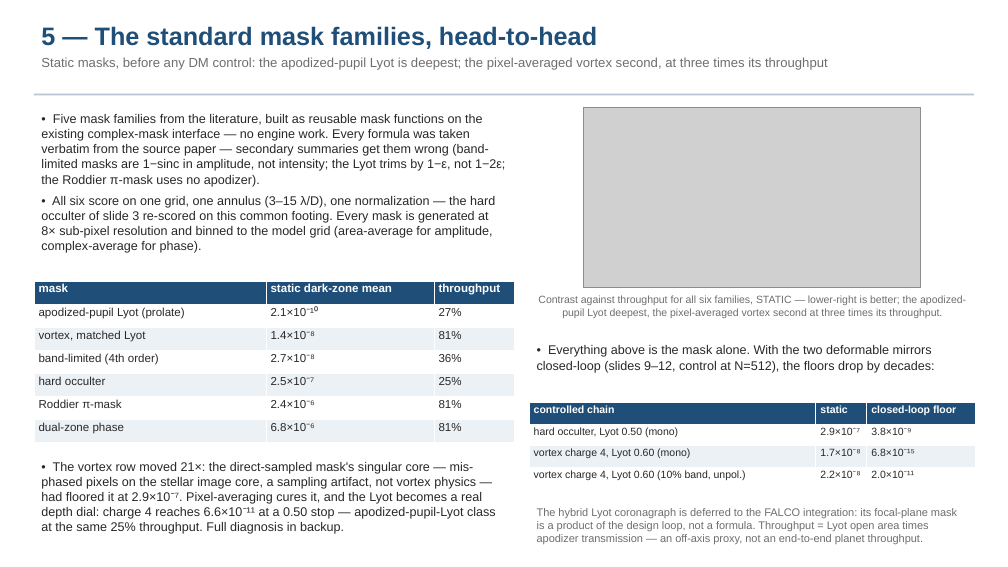
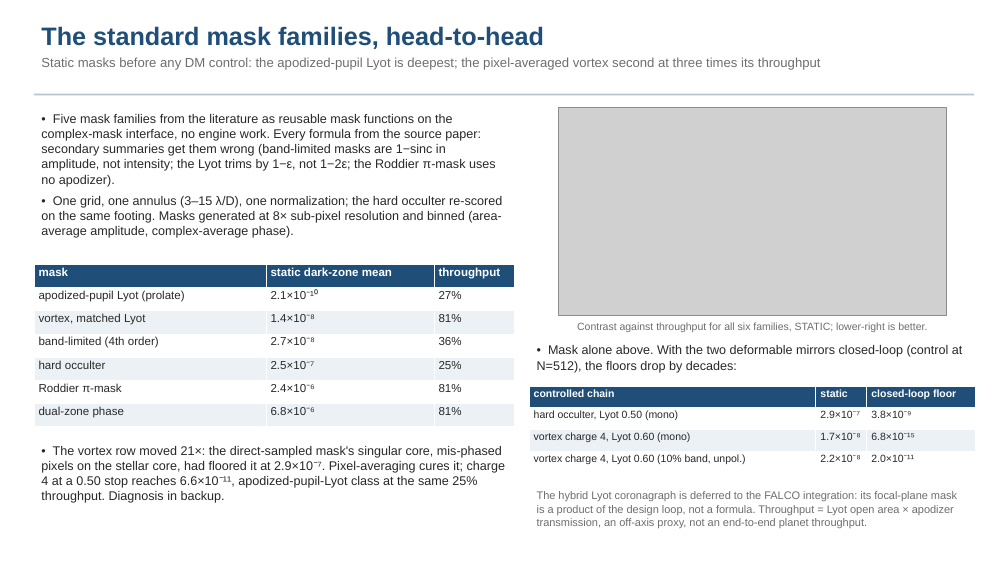
Before and after one commit to nasa-jpl/MACOS_resources, a slide deck: slide 6 of mmacos/templates/30_instruments/bench_ctb/deck_ctb.pptx. Drawn at 1008x567 pixels with LibreOffice and Linux fonts; fonts in the diff are those of the drawing; grey boxes stand for pictures. Boxes give left, top, right and bottom in pixels: in the first picture for what was removed or moved away, otherwise in the second. Text is boxed around its words. In the diff, an @@ line names an element or a change of style, - is before the commit and + after.

```diff
--- a/mmacos/templates/30_instruments/bench_ctb/deck_ctb.pptx
+++ b/mmacos/templates/30_instruments/bench_ctb/deck_ctb.pptx
@@ text at [41,26,821,70]: text changed @@
-5 — The standard mask families, head-to-head
-Static masks, before any DM control: the apodized-pupil Lyot is deepest; the pixel-averaged vortex second, at three times its throughput
+The standard mask families, head-to-head
+Static masks before any DM control: the apodized-pupil Lyot is deepest; the pixel-averaged vortex second at three times its throughput
@@ text at [41,114,502,238]: text changed @@
-• Five mask families from the literature, built as reusable mask functions on the existing complex-mask interface — no engine work. Every formula was taken verbatim from the source paper — secondary summaries get them wrong (band-limited masks are 1−sinc in amplitude, not intensity; the Lyot trims by 1−ε, not 1−2ε; the Roddier π-mask uses no apodizer).
-• All six score on one grid, one annulus (3–15 λ/D), one normalization — the hard occulter of slide 3 re-scored on this common footing. Every mask is generated at 8× sub-pixel resolution and binned to the model grid (area-average for amplitude, complex-average for phase).
+• Five mask families from the literature as reusable mask functions on the complex-mask interface, no engine work. Every formula from the source paper: secondary summaries get them wrong (band-limited masks are 1−sinc in amplitude, not intensity; the Lyot trims by 1−ε, not 1−2ε; the Roddier π-mask uses no apodizer).
+• One grid, one annulus (3–15 λ/D), one normalization; the hard occulter re-scored on the same footing. Masks generated at 8× sub-pixel resolution and binned (area-average amplitude, complex-average phase).
@@ picture: place and size @@
-picture at [584,107,921,288]
+picture at [559,107,947,315]
@@ table: place and size @@
-table at [34,281,514,505]
+table at [34,265,514,489]
@@ text at [577,322,927,332]: text changed @@
-Contrast against throughput for all six families, STATIC — lower-right is better; the apodized-pupil Lyot deepest, the pixel-averaged vortex second at three times its throughput.
+Contrast against throughput for all six families, STATIC; lower-right is better.
@@ text at [537,345,962,373]: text changed @@
-• Everything above is the mask alone. With the two deformable mirrors closed-loop (slides 9–12, control at N=512), the floors drop by decades:
+• Mask alone above. With the two deformable mirrors closed-loop (control at N=512), the floors drop by decades:
@@ table: place and size @@
-table at [529,402,975,489]
+table at [529,386,975,473]
@@ text at [41,446,505,503]: text changed @@
-• The vortex row moved 21×: the direct-sampled mask's singular core — mis-phased pixels on the stellar image core, a sampling artifact, not vortex physics — had floored it at 2.9×10⁻⁷. Pixel-averaging cures it, and the Lyot becomes a real depth dial: charge 4 reaches 6.6×10⁻¹¹ at a 0.50 stop — apodized-pupil-Lyot class at the same 25% throughput. Full diagnosis in backup.
+• The vortex row moved 21×: the direct-sampled mask's singular core, mis-phased pixels on the stellar core, had floored it at 2.9×10⁻⁷. Pixel-averaging cures it; charge 4 at a 0.50 stop reaches 6.6×10⁻¹¹, apodized-pupil-Lyot class at the same 25% throughput. Diagnosis in backup.
@@ text at [537,491,957,528]: text changed @@
-The hybrid Lyot coronagraph is deferred to the FALCO integration: its focal-plane mask is a product of the design loop, not a formula. Throughput = Lyot open area times apodizer transmission — an off-axis proxy, not an end-to-end planet throughput.
+The hybrid Lyot coronagraph is deferred to the FALCO integration: its focal-plane mask is a product of the design loop, not a formula. Throughput = Lyot open area × apodizer transmission, an off-axis proxy, not an end-to-end planet throughput.
```
Also in this commit, not shown: 22 other slides changed, 3 slides added, 7 other files.
